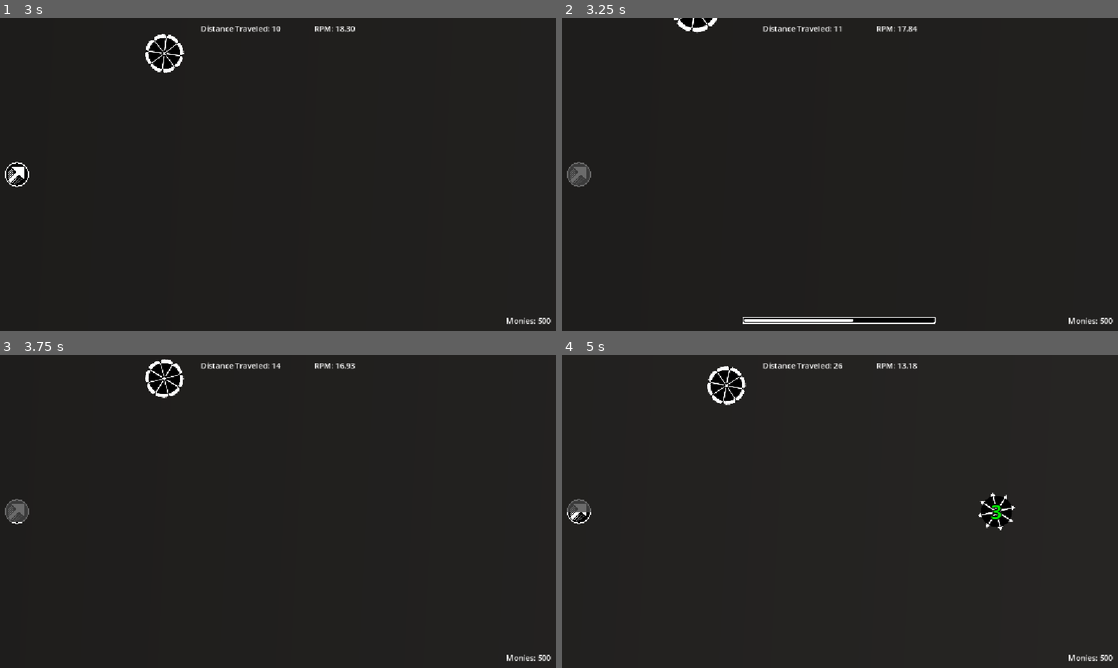
Above: before the commit, frames 1-4 (two rows, left to right).
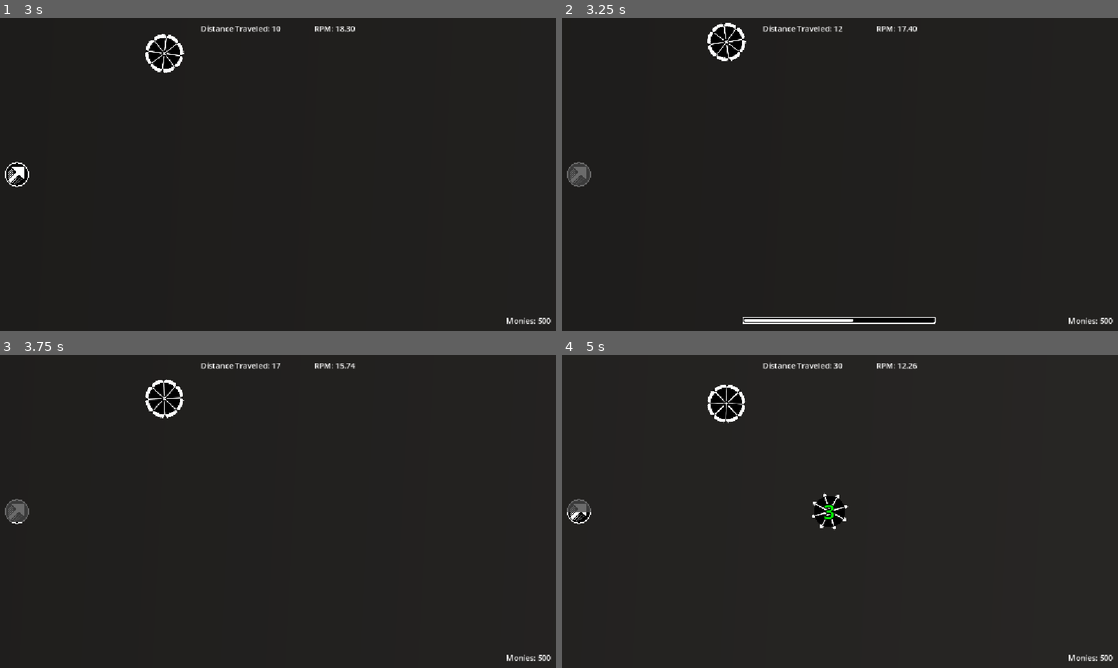
Above: after the commit, the same moments.

Repository: ryder-james/AVerySeriousGameJam
Game: Godot game, scene res://ui/main_menu.tscn
Two runs of this game, one before a commit and one after it. Both use one fixed random seed, a clock stepped at 60 frames per second and the inputs below. The engine's default icon, where the game draws it, is replaced by a stand-in: a white triangle on a blue panel in a dark square.
Inputs:
- Up to frame 1 (3 s): click "Start" at 0.5 s; tap Enter at 1.25 s; hold A (ccw) 1.28-2.03 s; tap Space (launch) at 2 s; tap D (cw) at 2.1 s; hold Space (launch) from 2.78 s (still down)
- Up to frame 2 (3.25 s): keep holding Space (launch)
- Up to frame 3 (3.75 s): release Space (launch) at 3.53 s; tap A (ccw) at 3.6 s
- Up to frame 4 (5 s): hold D (cw) from 4.28 s (still down)

Frame 1 is identical in both runs. In frame 2, 0.9% of the frame differs, in the area x 20-64%, y 0-14%; in frame 3, 1.0%; in frame 4, 1.9%, in the area x 26-82%, y 2-56%.

Commit message:
refactor: Bring back clash zoom, remove dash zoom

Diff:
--- a/game.gd
+++ b/game.gd
@@ -40,10 +40,10 @@
 
 func start_clash(player_rpm: RPMAgent, enemy_rpm: RPMAgent) -> void:
 	var clash_result := calculate_clash_results(player_rpm, enemy_rpm)
-	#_zoom_in()
-	#get_tree().paused = true
-	#get_tree().create_timer(0.4, true).timeout.connect(
-			#_unclash.bind(clash_result, enemy_rpm))
+	_zoom_in()
+	get_tree().paused = true
+	get_tree().create_timer(0.4, true).timeout.connect(
+			_unclash.bind(clash_result, enemy_rpm))
 	if clash_result == ClashResult.PLAYER_SUPER_VICTORY:
 		enemy_rpm.parent_rb.kill()
 	clash.emit(player_rpm, enemy_rpm, clash_result)
@@ -82,13 +82,15 @@
 
 
 func _on_dash_started() -> void:
-	Engine.time_scale = 0.25
-	_zoom_in()
+	#Engine.time_scale = 0.25
+	#_zoom_in()
+	pass
 
 
 func _on_dash_ended() -> void:
-	Engine.time_scale = 1.0
-	_zoom_out()
+	#Engine.time_scale = 1.0
+	#_zoom_out()
+	pass
 
 
 func _zoom_in(new_zoom := Vector2.ONE) -> void:
